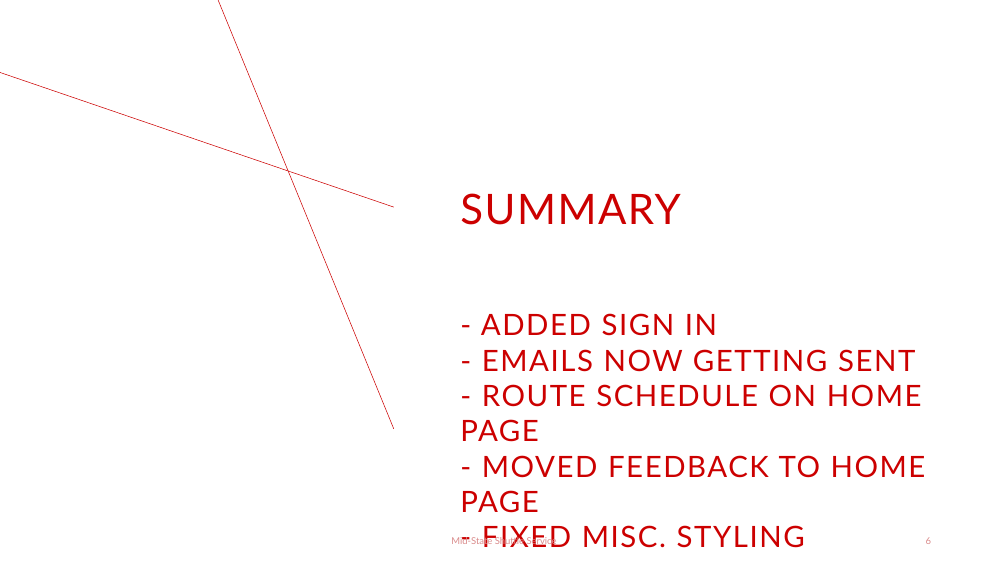
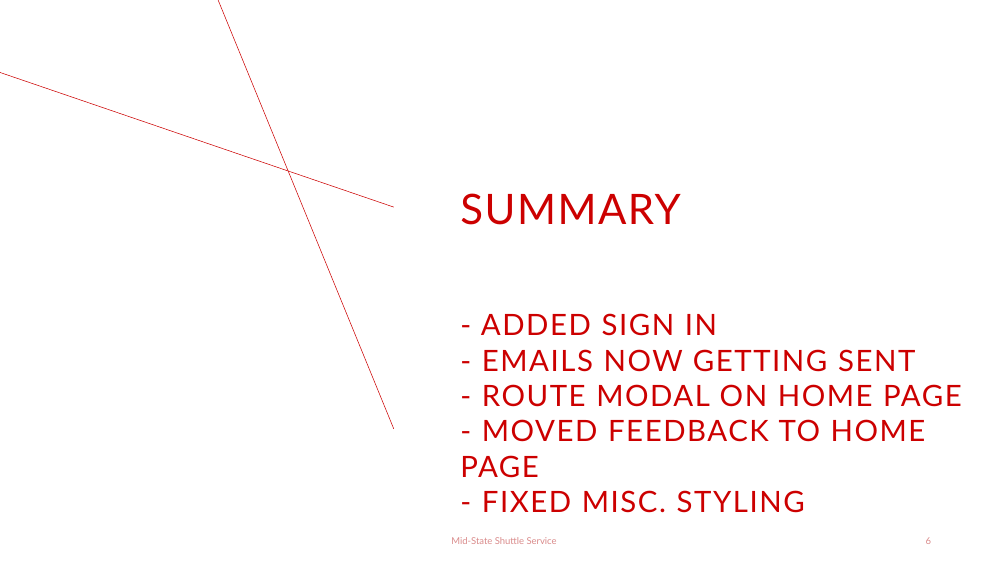
Before and after one commit to nicr222/Revan, a slide deck: slide 6 of RevanTeamProject/Documentation/SprintPowerPoint/Sprint6.pptx. Drawn at 1008x567 pixels with LibreOffice and Linux fonts; fonts in the diff are those of the drawing. Boxes give left, top, right and bottom in pixels: in the first picture for what was removed or moved away, otherwise in the second. Text is boxed around its words. In the diff, an @@ line names an element or a change of style, - is before the commit and + after.

```diff
--- a/RevanTeamProject/Documentation/SprintPowerPoint/Sprint6.pptx
+++ b/RevanTeamProject/Documentation/SprintPowerPoint/Sprint6.pptx
@@ text at bbox=[460, 313, 962, 513]: text changed @@
-- ADDED SIGN IN
-- EMAILS NOW GETTING SENT
-- ROUTE SCHEDULE ON HOME PAGE
-- MOVED FEEDBACK TO HOME PAGE
-- FIXED MISC. STYLING
+- ADDED SIGN IN
+- EMAILS NOW GETTING SENT
+- ROUTE MODAL ON HOME PAGE
+- MOVED FEEDBACK TO HOME PAGE
+- FIXED MISC. STYLING
```
Also in this commit, not shown: 1 other slide changed.
